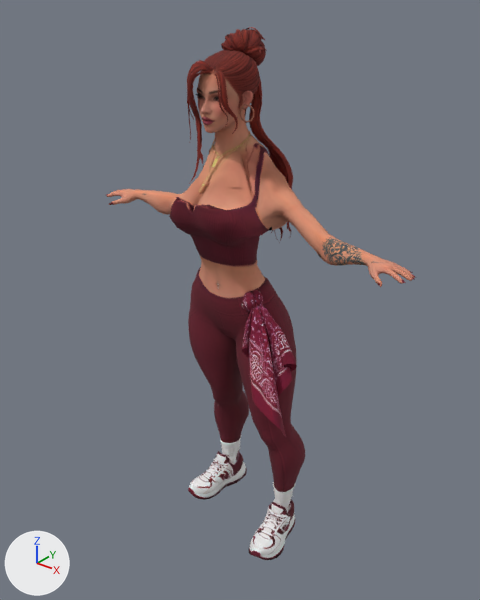
Renders of the glTF model assets/npcs/carla-green.glb from each side of a commit.
Rendered twice from a camera (50 mm lens) standing at (1.301, -1.571, 1.009) and looking at (-0.001, 0.057, 0.0). The lights are fixed; the arrows at lower left show +X, +Y and +Z. The older version comes first. Where no turn or scale is listed for an object, it has been applied to the vertices. Vertices at exactly the same position are counted once.

In view in the first picture: 'carla-green'.
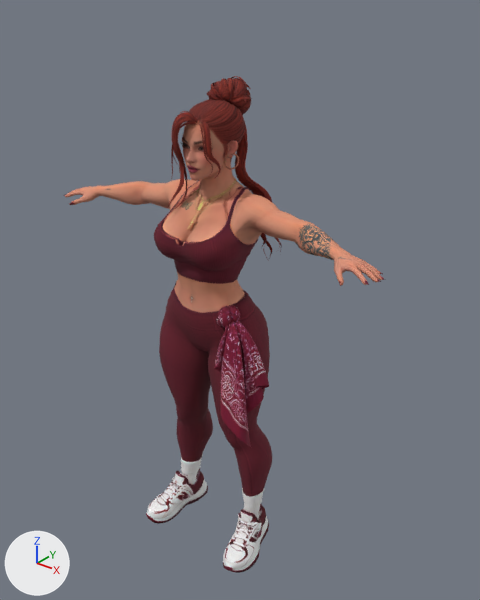
Pixel boxes [x1, y1, x2, y2] of what changed, in the pictures (480 x 600 px; the box of a moved part takes in the faces that stretch with it):
'carla-green', reshaped (7% shorter): before [106, 27, 417, 560]; after [64, 76, 385, 573]
part 1 of me_carla_green, moved or reshaped: before [188, 447, 247, 500]; after [146, 466, 208, 524]
part 2 of me_carla_green, moved or reshaped: before [198, 133, 251, 194]; after [187, 182, 237, 230]
part 3 of me_carla_green, moved or reshaped: before [188, 60, 206, 143]; after [171, 111, 191, 179]
part 4 of me_carla_green, moved or reshaped: before [210, 150, 226, 173]; after [196, 195, 211, 214]
part 5 of me_carla_green, moved or reshaped: before [212, 131, 250, 148]; after [198, 179, 236, 195]
part 6 of me_carla_green, moved or reshaped: before [187, 68, 211, 120]; after [172, 119, 196, 169]
part 7 of me_carla_green, moved or reshaped: before [191, 71, 213, 101]; after [176, 122, 197, 152]
part 8 of me_carla_green, moved or reshaped: before [221, 29, 266, 66]; after [207, 78, 251, 115]
part 9 of me_carla_green, moved or reshaped: before [225, 34, 238, 51]; after [210, 81, 223, 101]
part 10 of me_carla_green, moved or reshaped: before [236, 29, 244, 52]; after [221, 78, 229, 102]
part 11 of me_carla_green, moved or reshaped: before [246, 27, 265, 40]; after [231, 76, 250, 89]
part 12 of me_carla_green, moved or reshaped: before [248, 499, 295, 560]; after [223, 504, 269, 573]
part 13 of me_carla_green, moved or reshaped: before [269, 511, 284, 519]; after [239, 519, 255, 527]
part 14 of me_carla_green, moved or reshaped: before [106, 48, 417, 516]; after [64, 97, 385, 525]

What the commit changed:
me_carla_green is used by ob_carla_green; location (0.0, 0.0, 0.0).
me_carla_green had 11300 vertices, 20589 faces and spanned x -0.63..0.63, y -0.18..0.36, z -0.9..0.88.
me_carla_green now has 11300 vertices, 20589 faces and spans x -0.62..0.62, y -0.26..0.3, z -0.9..0.75.
me_carla_green part 1: the loose piece of 337 vertices spanning x -0.19..-0.06, y -0.08..0.2, z -0.89..-0.74 is multiplied about its middle by the matrix ((0.998, 0.036, 0.034), (-0.03, 0.987, -0.151), (-0.039, 0.15, 0.987)), then moved by (-0.05, -0.19, -0.01).
me_carla_green part 2: the loose piece of 159 vertices spanning x -0.06..0.06, y -0.14..0.06, z 0.43..0.58 is scaled about its middle by (1, 0.943, 0.806), then moved by (0.0, -0.07, -0.12).
me_carla_green part 3: the loose piece of 52 vertices spanning x -0.1..-0.01, y -0.1..-0.06, z 0.55..0.8 is multiplied about its middle by the matrix ((0.895, 0.024, 0.031), (-0.026, 0.892, 0.083), (-0.028, -0.084, 0.892)), then moved by (0.0, -0.08, -0.12).
me_carla_green part 4: the loose piece of 55 vertices spanning x -0.02..0.02, y -0.09..-0.03, z 0.48..0.54 is moved by (0.0, -0.07, -0.12).
me_carla_green part 5: the loose piece of 75 vertices spanning x -0.06..0.06, y -0.02..0.06, z 0.55..0.59 is moved by (0.0, -0.07, -0.13).
me_carla_green part 6: the loose piece of 92 vertices spanning x -0.07..0.01, y -0.13..-0.08, z 0.62..0.78 is moved by (0.0, -0.07, -0.13).
me_carla_green part 7: the loose piece of 48 vertices spanning x -0.05..0.01, y -0.13..-0.07, z 0.67..0.77 is moved by (0.0, -0.07, -0.13).
me_carla_green part 8: the loose piece of 1228 vertices spanning x -0.08..0.06, y 0.01..0.15, z 0.75..0.87 is moved by (0.0, -0.07, -0.13).
me_carla_green part 9: the loose piece of 125 vertices spanning x -0.07..0.02, y 0.02..0.12, z 0.81..0.86 is moved by (0.0, -0.07, -0.13).
me_carla_green part 10: the loose piece of 75 vertices spanning x -0.03..0.03, y 0.03..0.11, z 0.81..0.87 is moved by (0.0, -0.07, -0.13).
me_carla_green part 11: the loose piece of 115 vertices spanning x -0.02..0.05, y 0.09..0.13, z 0.83..0.88 is moved by (0.0, -0.07, -0.13).
me_carla_green part 12: the loose piece of 301 vertices spanning x 0.17..0.3, y -0.17..0.11, z -0.9..-0.75 is multiplied about its middle by the matrix ((0.995, -0.036, -0.037), (0.029, 0.982, -0.165), (0.042, 0.164, 0.982)), then moved by (-0.06, -0.1, 0.0).
me_carla_green part 13: the loose piece of 48 vertices spanning x 0.2..0.26, y -0.03..0.0, z -0.79..-0.78 is moved by (-0.06, -0.1, 0.0).
me_carla_green part 14: 8061 of 11300 vertices moved; they spanned x -0.63..0.63, y -0.18..0.36, z -0.81..0.82 and now span x -0.62..0.62, y -0.25..0.3, z -0.8..0.69; mean shift (-0.01, -0.11, -0.04); largest move (0.63, 0.05, 0.26) -> (0.62, -0.15, 0.32).
Other edits to the shape of me_carla_green do not show in these pictures.
